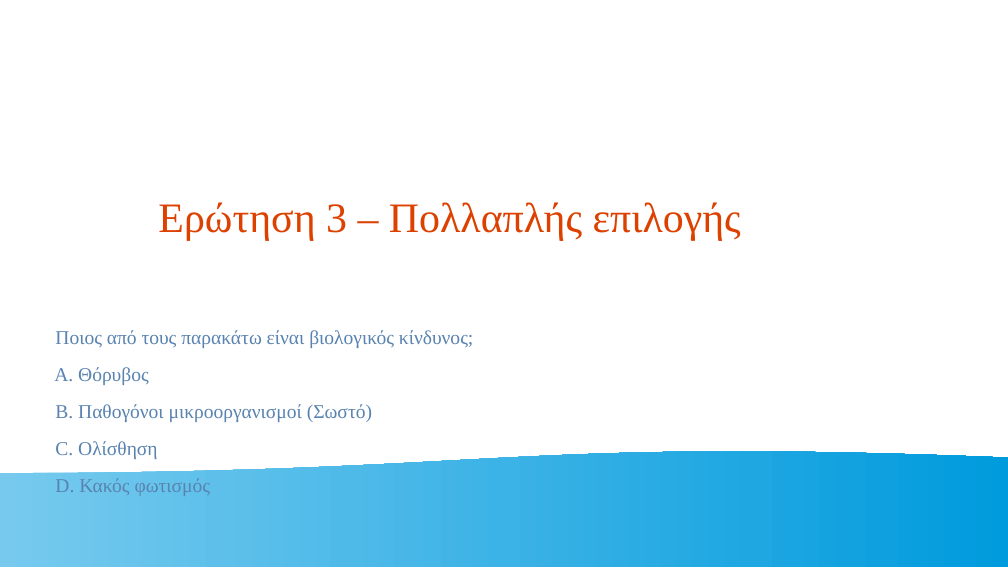
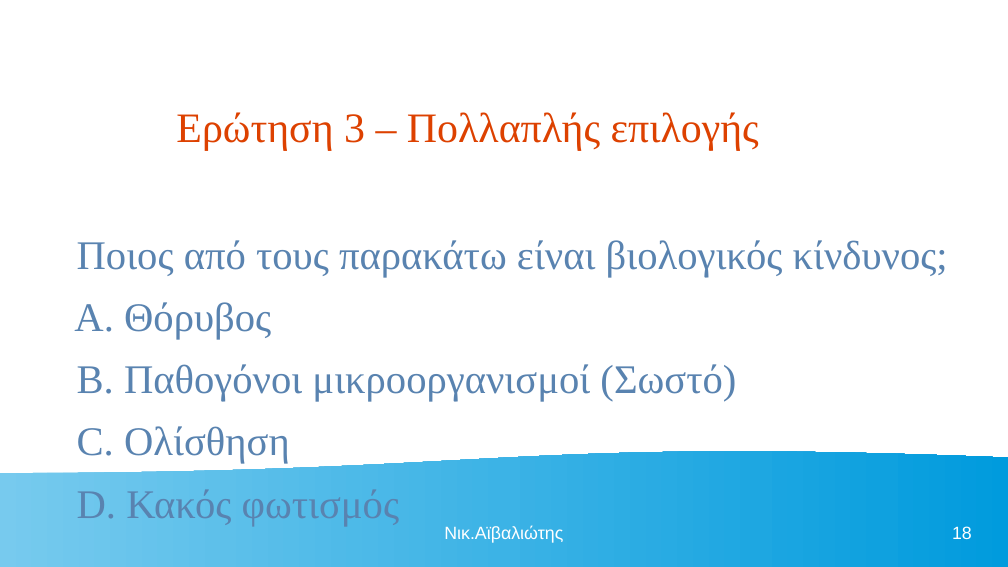
Before and after one commit to nickaiva/epas, a slide deck: slide 18 of ΠΕΡΙΒΑΛΛΟΝ ΕΡΓΑΣΙΑΣ.odp. Drawn at 1008x567 pixels with LibreOffice and Linux fonts; fonts in the diff are those of the drawing. Boxes give left, top, right and bottom in pixels: in the first picture for what was removed or moved away, otherwise in the second. Text is boxed around its words. In the diff, an @@ line names an element or a change of style, - is before the commit and + after.

```diff
--- a/ΠΕΡΙΒΑΛΛΟΝ ΕΡΓΑΣΙΑΣ.odp
+++ b/ΠΕΡΙΒΑΛΛΟΝ ΕΡΓΑΣΙΑΣ.odp
@@ title "Ερώτηση 3 – Πολλαπλής επιλογής" moved from (x1=158, y1=202, x2=741, y2=240) to (x1=176, y1=112, x2=759, y2=150) @@
@@ text "Ποιος από τους παρακάτω είναι ..." moved from (x1=54, y1=330, x2=473, y2=496) to (x1=74, y1=240, x2=948, y2=526) @@
@@ text "Ποιος από τους παρακάτω είναι ..." at (x1=74, y1=240, x2=948, y2=526): size 15.4 to 32 pt @@
@@ text added at (x1=444, y1=526, x2=563, y2=543), 14 pt, text #FFFFFF @@
+Νικ.Αϊβαλιώτης
@@ page number added at (x1=952, y1=526, x2=972, y2=539), 14 pt, text #FFFFFF @@
+18
```
Also in this commit, not shown: 23 other slides changed, 24 slides added, 1 other file.
